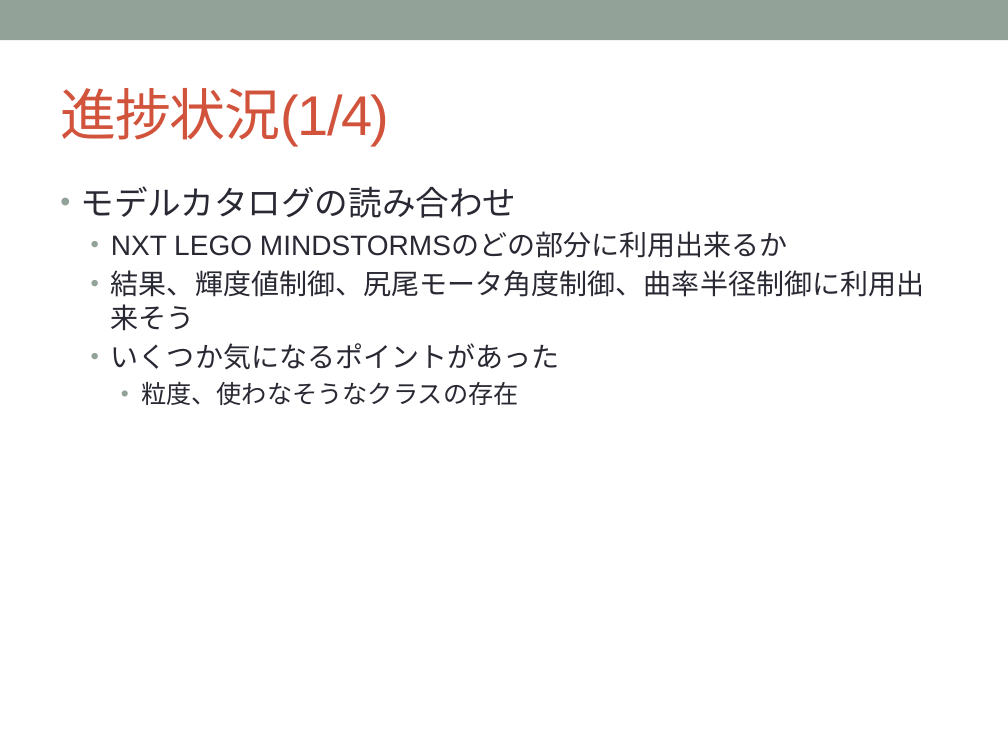
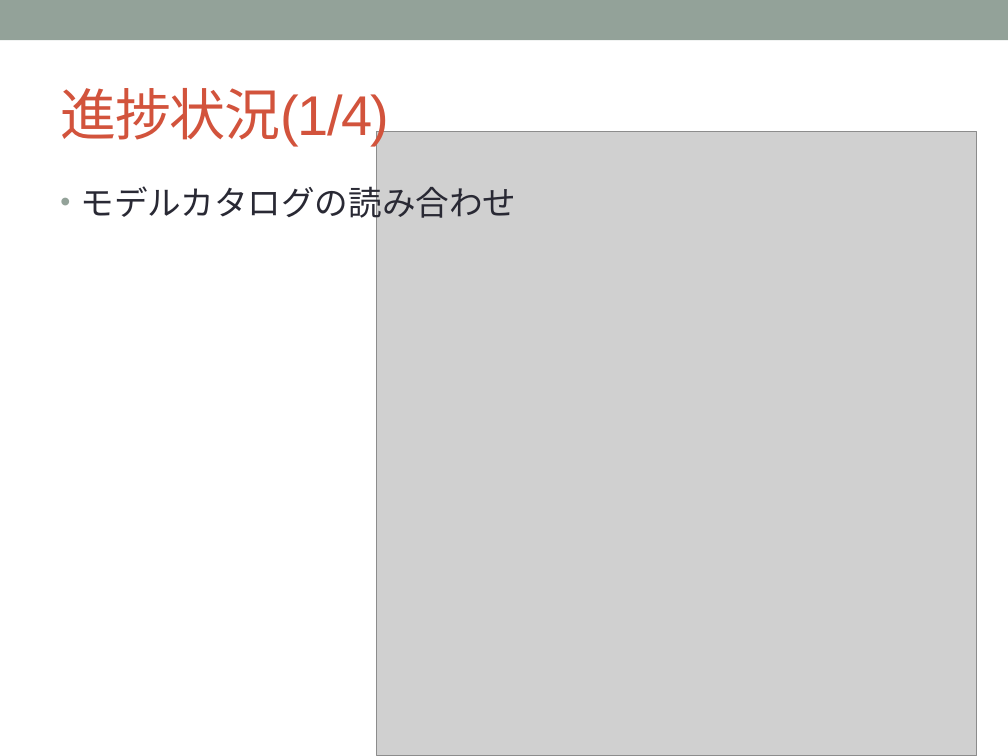
Before and after one commit to YutaNiimura/leJOS-OSEK, a slide deck: slide 16 of 中間発表関連/5I25新村祐太 中間発表スライドver0.5.pptx (slide 14 before the commit). Drawn at 1008x756 pixels with LibreOffice and Linux fonts; fonts in the diff are those of the drawing; grey boxes stand for pictures. Boxes give left, top, right and bottom in pixels: in the first picture for what was removed or moved away, otherwise in the second. Text is boxed around its words. In the diff, an @@ line names an element or a change of style, - is before the commit and + after.

```diff
--- a/中間発表関連/5I25新村祐太 中間発表スライドver0.5.pptx
+++ b/中間発表関連/5I25新村祐太 中間発表スライドver0.5.pptx
@@ picture added at <box>377,131,977,756</box> @@
@@ text at <box>111,233,925,405</box>: paragraphs removed @@
-  • NXT LEGO MINDSTORMSのどの部分に利用出来るか
-  • 結果、輝度値制御、尻尾モータ角度制御、曲率半径制御に利用出来そう
-  • いくつか気になるポイントがあった
-    • 粒度、使わなそうなクラスの存在
```
Also in this commit, not shown: 9 other slides changed, 2 slides added, 11 other files.
